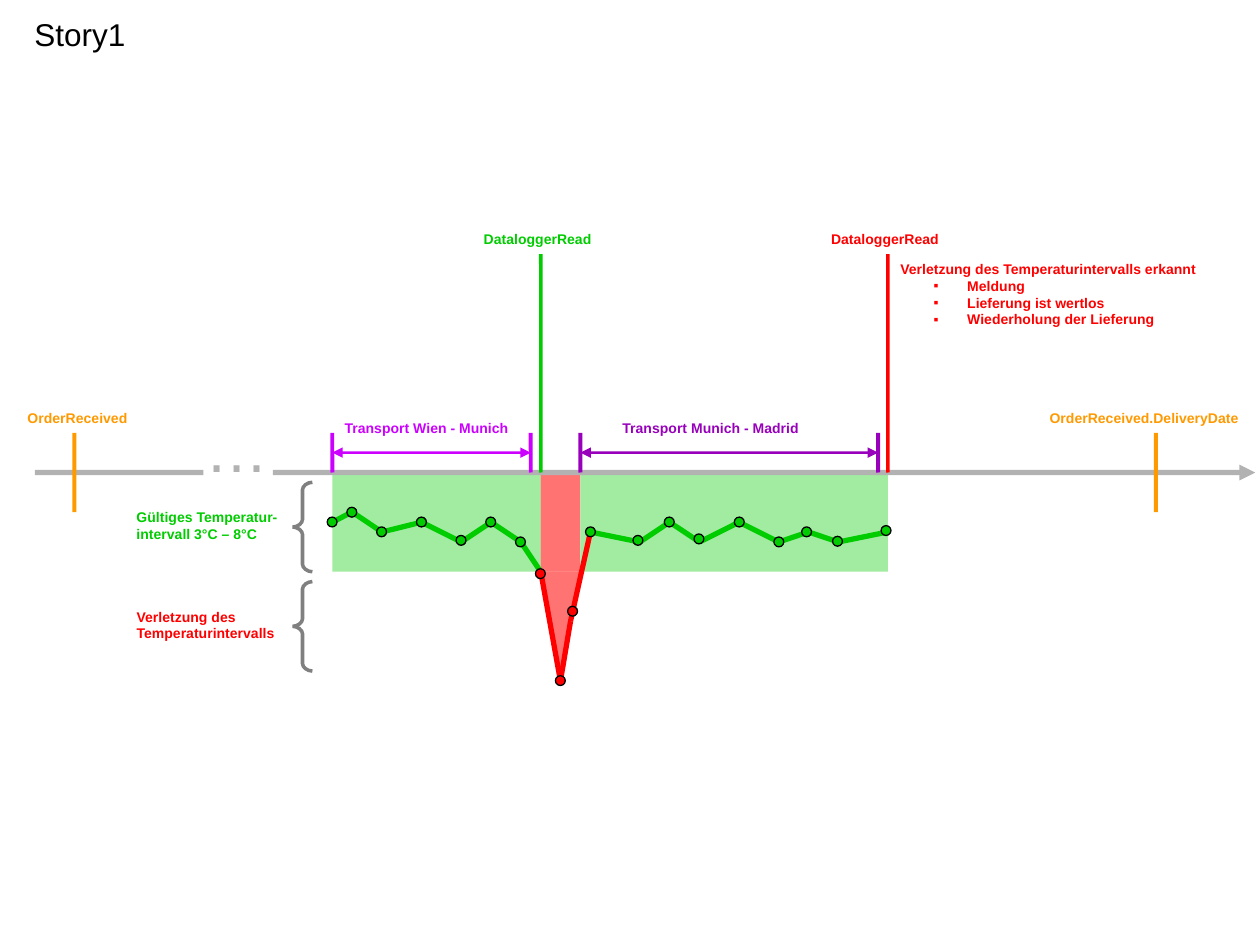
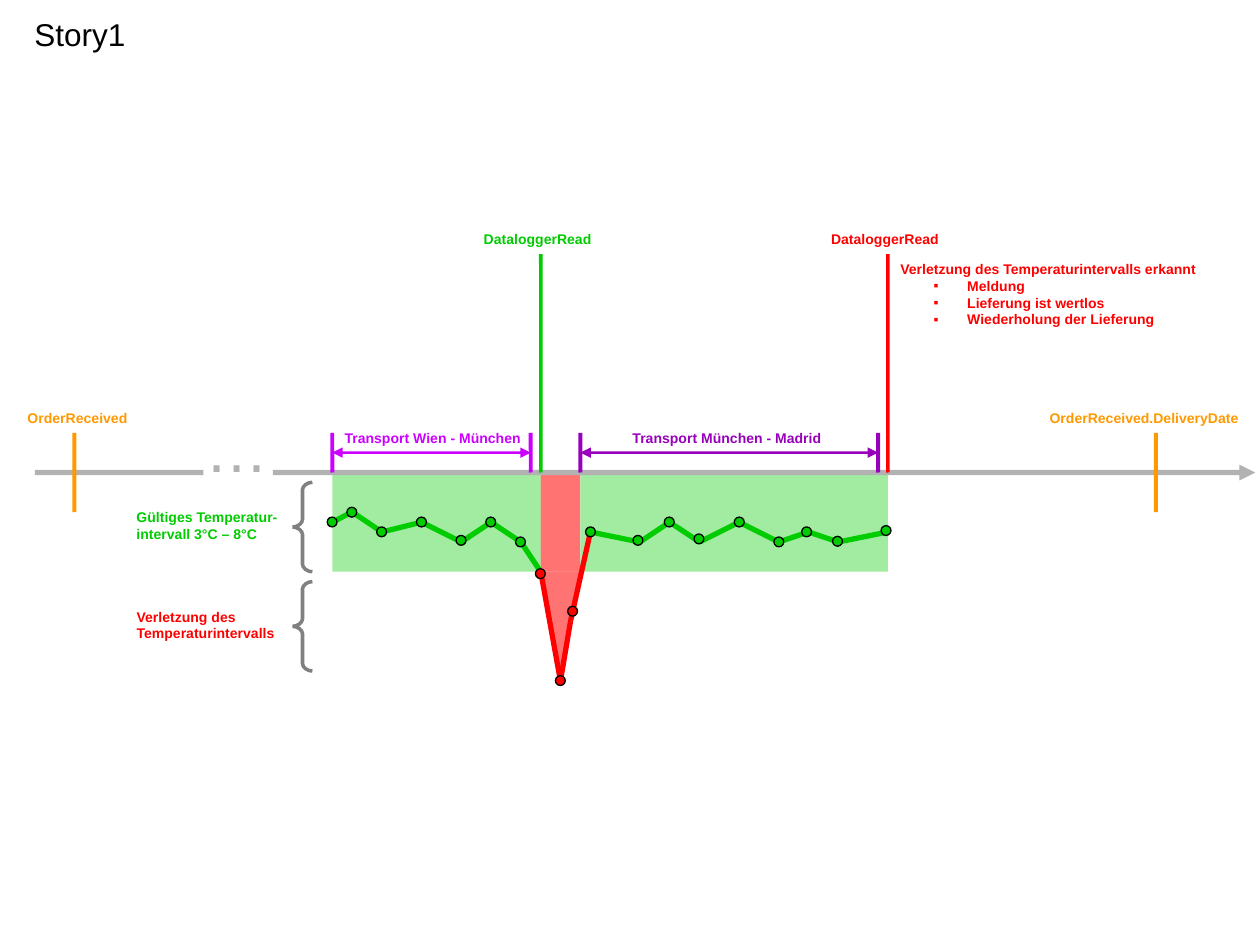
Before and after one commit to BackupTheBerlios/springbreak, a slide deck: slide 1 of sena/SimulatorStuff/was_passiert_in_den_stories.ppt. Drawn at 1260x945 pixels with LibreOffice and Linux fonts; fonts in the diff are those of the drawing. Boxes give left, top, right and bottom in pixels: in the first picture for what was removed or moved away, otherwise in the second. Text is boxed around its words. In the diff, an @@ line names an element or a change of style, - is before the commit and + after.

```diff
--- a/sena/SimulatorStuff/was_passiert_in_den_stories.ppt
+++ b/sena/SimulatorStuff/was_passiert_in_den_stories.ppt
@@ text at box(345, 433, 521, 446): text changed @@
-Transport Wien - Munich
+Transport Wien - München
@@ text at box(632, 433, 821, 446): text changed @@
-Transport Munich - Madrid
+Transport München - Madrid
```
Also in this commit, not shown: 1 other slide changed, 3 other files.
